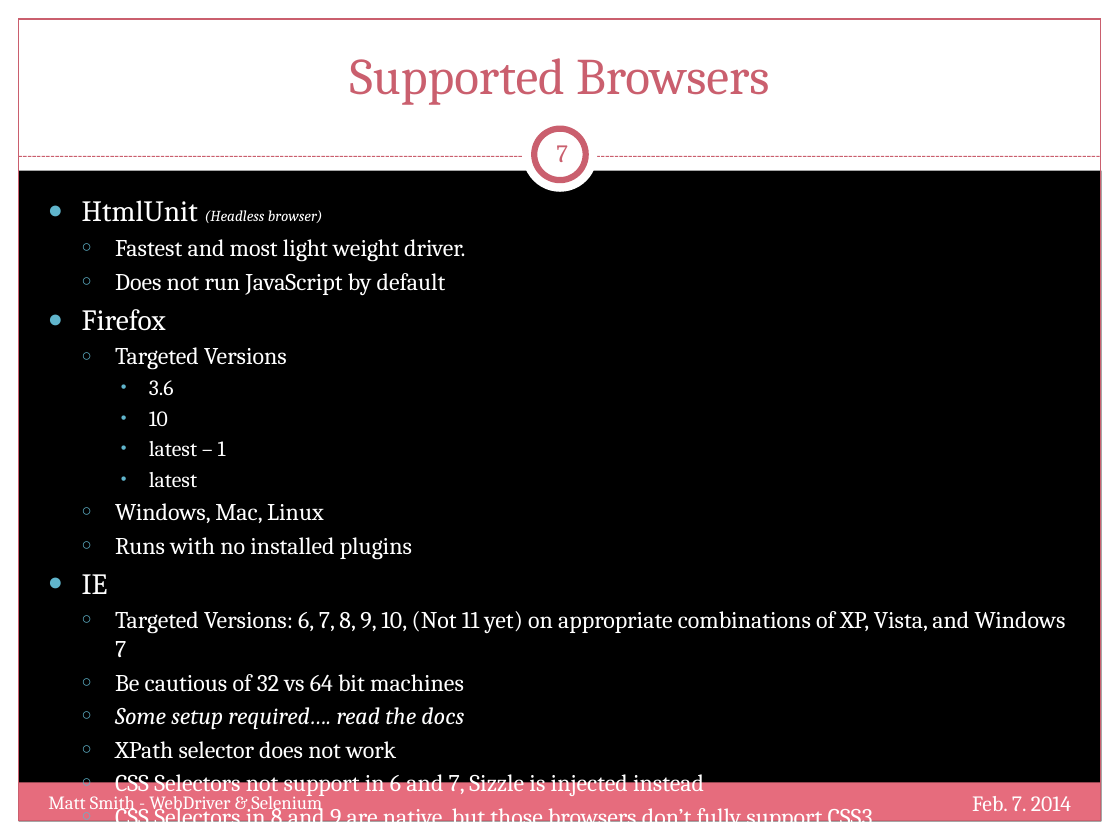
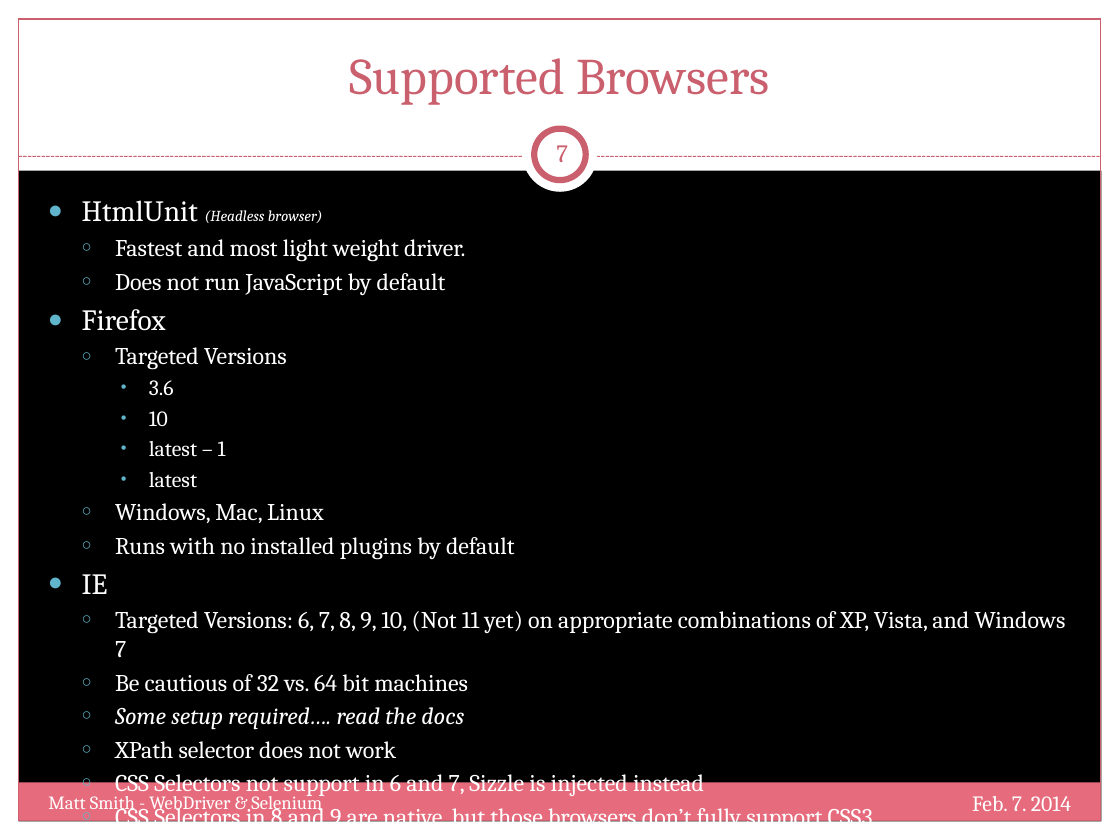
Before and after one commit to mtscout6/my-presentations, a slide deck: slide 7 of WebDriver/Slides.pptx. Drawn at 1120x840 pixels with LibreOffice and Linux fonts; fonts in the diff are those of the drawing; background and template pictures are left out. Boxes give left, top, right and bottom in pixels: in the first picture for what was removed or moved away, otherwise in the second. Text is boxed around its words. In the diff, an @@ line names an element or a change of style, - is before the commit and + after.

```diff
--- a/WebDriver/Slides.pptx
+++ b/WebDriver/Slides.pptx
@@ text at <box>115,537,515,559</box>: text changed @@
-  ○ Runs with no installed plugins
+  ○ Runs with no installed plugins by default
@@ text at <box>115,674,468,692</box>: text changed @@
-  ○ Be cautious of 32 vs 64 bit machines
+  ○ Be cautious of 32 vs. 64 bit machines
```
Also in this commit, not shown: 5 other slides changed, 9 slides added, 3 other files.
